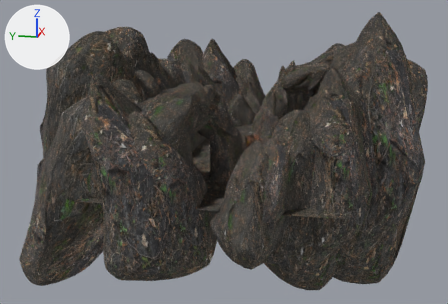
One commit to the glTF model Editor/assets/models/canyon/cave04.gltf: the scene before it, then after it.
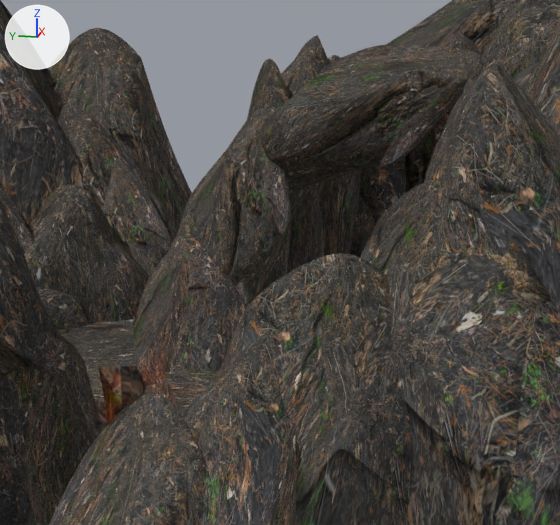
There are two pictures of each version: one whole from a 50 mm camera at (-105.5, -16.9, 26.1) aimed at (-1.1, 4.0, 0.0), one close up on the part from 50% to 78% of the width and 17% to 56% of the height. Every picture has the same lights, and +X, +Y and +Z are marked at upper left. Where no turn or scale is listed for an object, it has been applied to the vertices.

Script lines for the objects in view, before the commit:
```python
me_rock = bpy.data.meshes.new('Rock')
me_rock.from_pydata(...)  # 457 vertices, 910 faces; spans x -0.56..0.56, y -0.55..0.51, z -1.13..0.87
me_rock.materials.append(mat_rock_no_shine)
ob_rock_2054 = bpy.data.objects.new('Rock.2054', me_rock)
ob_rock_2054.location = (19.55, -2.28, 4.96)
ob_rock_2054.rotation_euler = (0.192, -2.759, -0.748)  # degrees (11, -158, -43)
ob_rock_2054.scale = (5.55, 5.55, 5.55)
ob_rock_379 = bpy.data.objects.new('Rock.379', me_rock)
ob_rock_379.location = (21.06, -7.54, 10.51)
ob_rock_379.rotation_euler = (-0.888, -2.492, -0.405)  # degrees (-51, -143, -23)
ob_rock_379.scale = (5.55, 5.55, 5.55)
ob_rock_475 = bpy.data.objects.new('Rock.475', me_rock)
ob_rock_475.location = (16.92, -1.84, 0.38)
ob_rock_475.rotation_euler = (2.932, -0.0672, -1.073)  # degrees (168, -3.9, -61)
ob_rock_475.scale = (5.55, 5.55, 5.55)
ob_rock_513 = bpy.data.objects.new('Rock.513', me_rock)
ob_rock_513.location = (17.42, -0.68, 1.13)
ob_rock_513.rotation_euler = (0.0957, -2.851, -0.666)  # degrees (5.5, -163, -38)
ob_rock_513.scale = (5.55, 5.55, 5.55)
ob_rock_548 = bpy.data.objects.new('Rock.548', me_rock)
ob_rock_548.location = (29.67, -9.33, 1.1)
ob_rock_548.rotation_euler = (-2.794, -0.0477, -1.478)  # degrees (-160, -2.7, -85)
ob_rock_548.scale = (8.35, 8.35, 8.35)
# also in view: 'Rock.540' at (30.5, 10.3, 3.8); 'Rock.563' at (30.2, 5.3, 2.9); 'Rock.523' at (-26.1, -8.9, 1.8); 'Rock.550' at (25.0, -3.8, 2.7); 'Rock.2049' at (21.3, -18.4, 2.0)
```
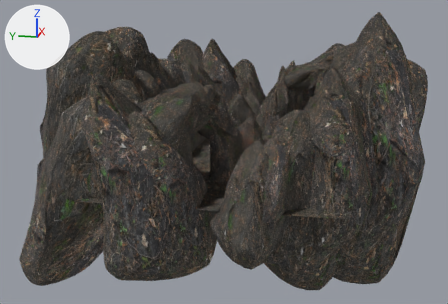
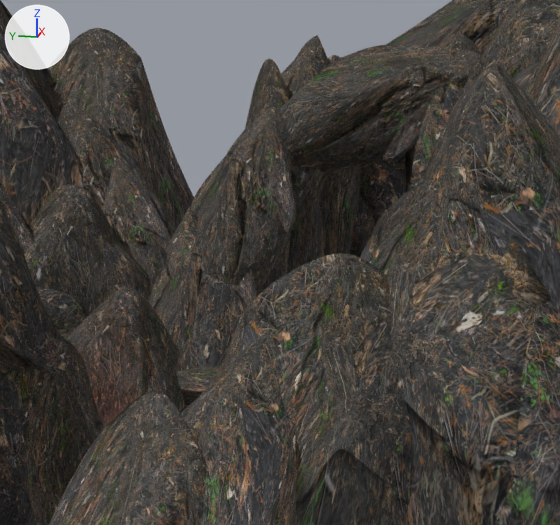
Boxes (x1, y1, x2, y2) around the edits, measured in the close-ups (560 x 525 px):
'Rock.379', moved, turned
    before: (256, 51, 479, 188)
    after: (65, 286, 180, 428)
'Rock.2054', moved
    before: (175, 107, 292, 304)
    after: (181, 119, 297, 294)
'Rock.513', moved
    before: (133, 207, 249, 386)
    after: (148, 202, 257, 372)
'Rock.475', moved
    before: (161, 212, 246, 390)
    after: (165, 208, 244, 368)
'Rock.2097', added
    after: (173, 373, 186, 411)
'Rock.367', unchanged, uncovered by the edit
    before: (291, 47, 481, 97)
    after: (276, 47, 481, 176)
'Floor4', unchanged, covered by the edit
    before: (58, 319, 219, 428)
    after: (58, 327, 221, 413)

What changed in the scene script:
```text
Change ob_rock_513:
    ob_rock_513.location: (17.42, -0.68, 1.13) -> (17.94, -1.02, 1.13)
Change ob_rock_2054:
    ob_rock_2054.location: (19.55, -2.28, 4.96) -> (20.07, -2.45, 4.96)
Change ob_rock_475:
    ob_rock_475.location: (16.92, -1.84, 0.38) -> (17.88, -1.64, 0.38)
Change ob_rock_379:
    ob_rock_379.location: (21.06, -7.54, 10.51) -> (5.23, 0.73, 0.47)
    ob_rock_379.rotation_euler: (-0.888, -2.492, -0.405) -> (0.0437, 0.124, -0.254)  # degrees (-51, -143, -23) -> degrees (2.5, 7.1, -15)
Add ob_rock_2097:
    ob_rock_2097 = bpy.data.objects.new('Rock.2097', me_rock)
    ob_rock_2097.location = (5.46, 0.73, -1.86)
    ob_rock_2097.rotation_euler = (0.301, 0.355, -0.185)  # degrees (17, 20, -11)
    ob_rock_2097.scale = (5.55, 5.55, 5.55)
```
